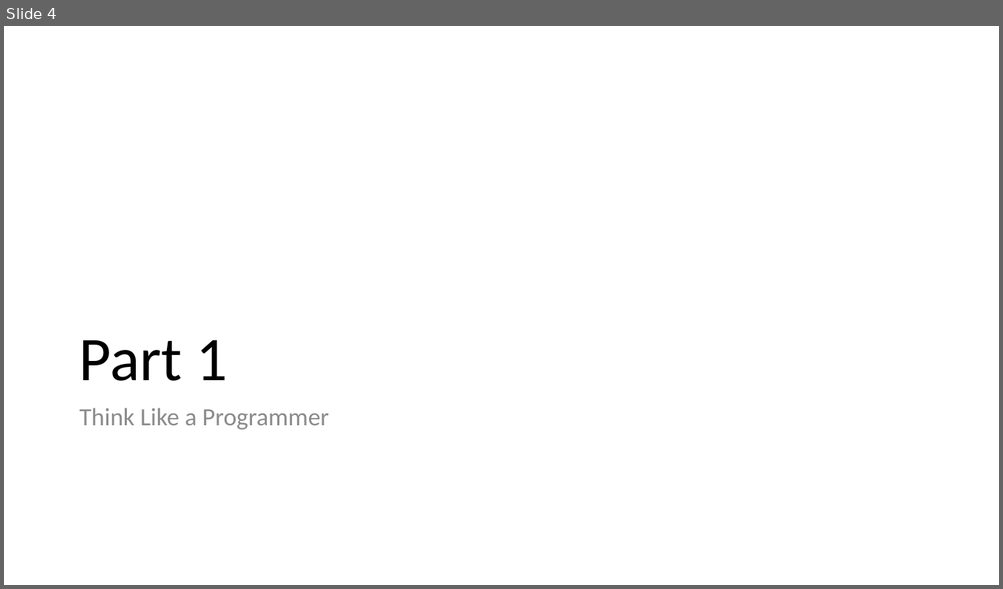
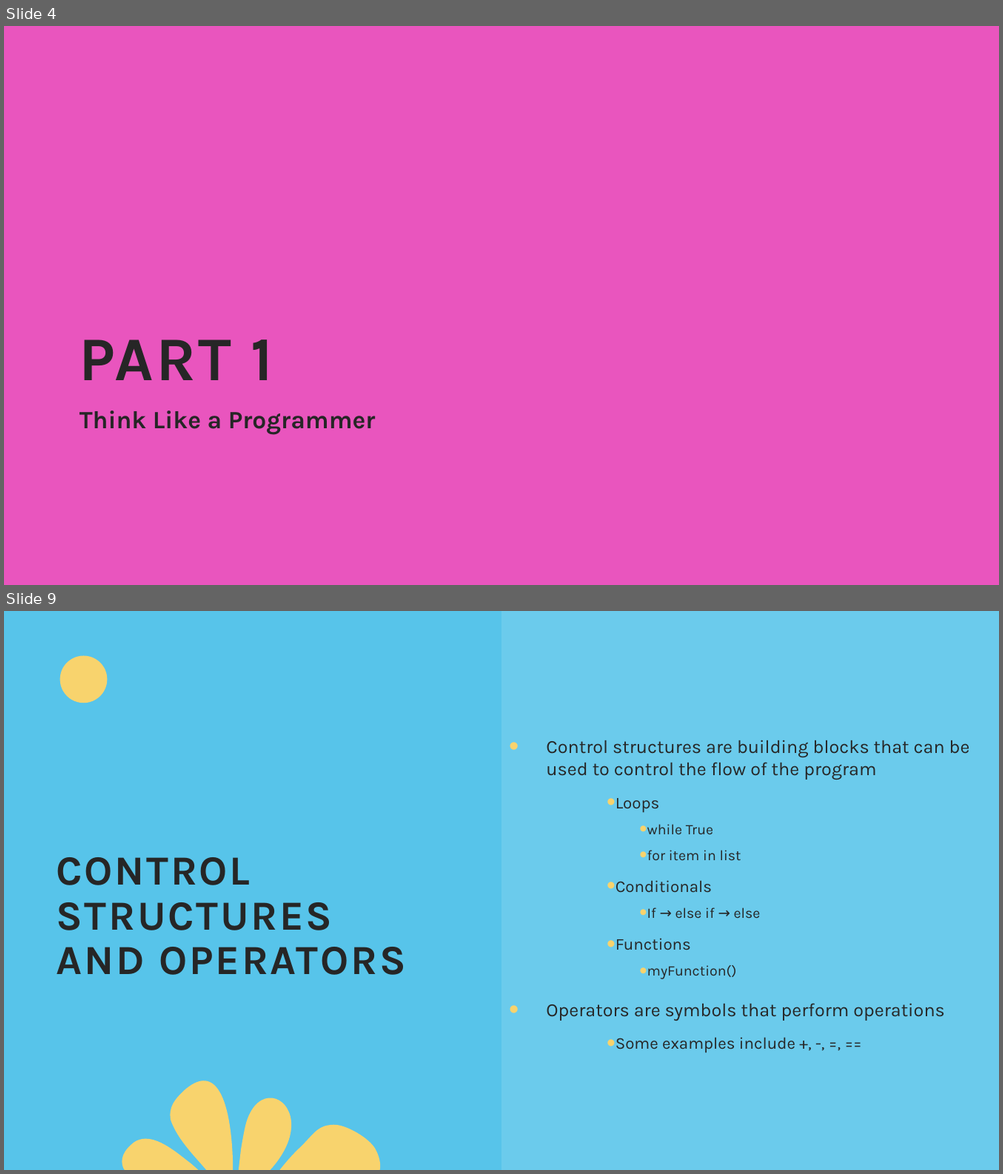
Before and after one commit to thatrandomfrenchdude/Think-Like-A-Programmer, a slide deck: PPT/TLAP_ppt.pptx. Shown one above the other, each under a label of ours: slide 4 before the commit, slides 4 and 9 after it; the slides between them are not shown. The pictures are 1003x589 and 1003x1174 pixels, drawn with LibreOffice and Linux fonts; fonts in the diff are those of the drawing. Boxes give left, top, right and bottom in pixels: in the first picture for what was removed or moved away, otherwise in the second. Text is boxed around its words. In the diff, an @@ line names an element or a change of style, - is before the commit and + after.

```diff
--- a/PPT/TLAP_ppt.pptx
+++ b/PPT/TLAP_ppt.pptx
@@ slide 9 added at <box>4,611,999,1170</box>, background #57C4EA @@
@@ rectangle added at <box>501,612,999,1170</box>, fill #9ADCF2 at 30% opacity @@
@@ ellipse added at <box>60,655,107,703</box>, fill #F8D36D @@
@@ text added at <box>546,740,970,1054</box>, 18 pt, text #262626 @@
+• Control structures are building blocks that can be used to control the flow of the program
+  • Loops
+    • while True
+    • for item in list
+  • Conditionals
+    • If → else if → else
+  • Functions
+    • myFunction()
+• Operators are symbols that perform operations
+  • Some examples include +, -, =, ==
@@ title added at <box>57,857,406,975</box>, 40 pt, text #262626, bold @@
+CONTROL STRUCTURES AND OPERATORS
@@ freeform shape added at <box>122,1081,380,1170</box>, fill #F8D36D @@
@@ slide 4 changed as well @@
@@ background #FFFFFF to #E955BE @@
@@ title at <box>79,340,273,380</box>: text changed; font Calibri to Karla; text colour #000000 to #262626; bold on @@
-Part 1
+PART 1
@@ text "Think Like a Programmer" at <box>79,411,375,435</box>: font Calibri to Karla, text colour #8C8C8C to #262626, bold on; line spacing 0.9 to 1; more space between paragraphs @@
```
Also in this commit, not shown: 12 other slides changed, 2 other slides added, 4 other files.
